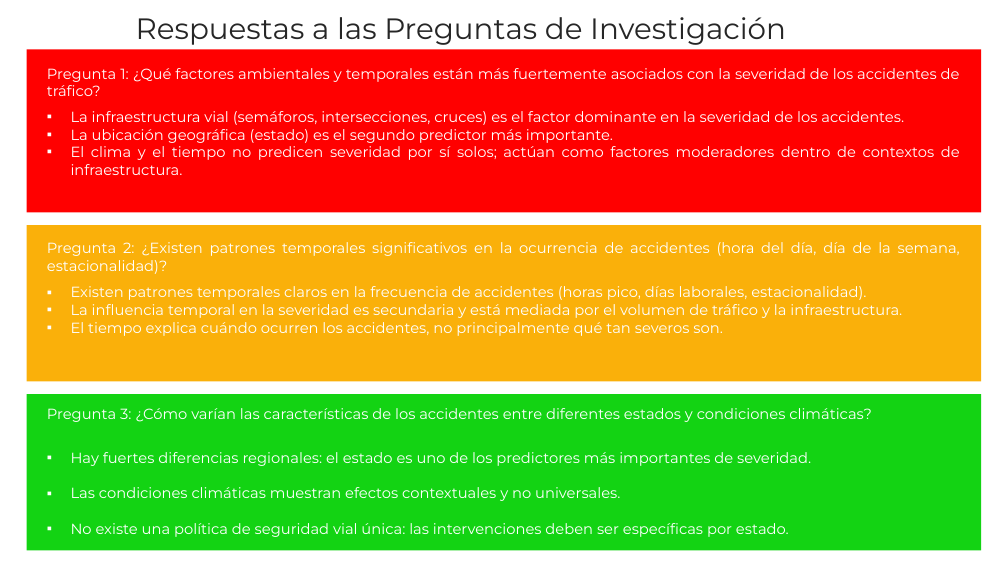
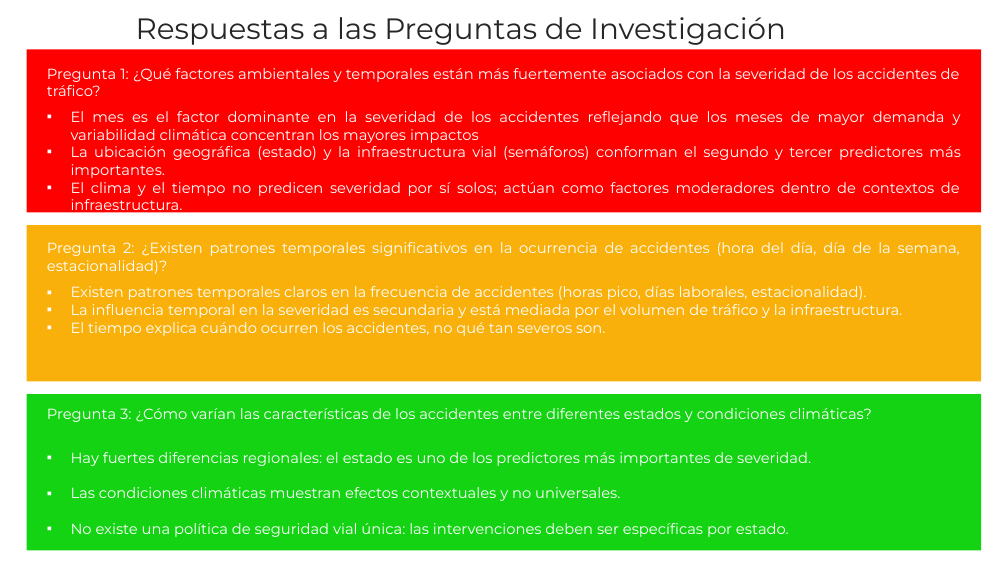
Before and after one commit to KAGmay05/Traffic_Accidents_Stats_Analysis, a slide deck: slide 12 of Presentación.pptx. Drawn at 1008x567 pixels with LibreOffice and Linux fonts; fonts in the diff are those of the drawing. Boxes give left, top, right and bottom in pixels: in the first picture for what was removed or moved away, otherwise in the second. Text is boxed around its words. In the diff, an @@ line names an element or a change of style, - is before the commit and + after.

```diff
--- a/Presentación.pptx
+++ b/Presentación.pptx
@@ text at (71,111,961,178): text changed @@
-▪ La infraestructura vial (semáforos, intersecciones, cruces) es el factor dominante en la severidad de los accidentes.
-▪ La ubicación geográfica (estado) es el segundo predictor más importante.
+▪ El mes es el factor dominante en la severidad de los accidentes reflejando que los meses de mayor demanda y variabilidad climática concentran los mayores impactos
+▪ La ubicación geográfica (estado) y la infraestructura vial (semáforos) conforman el segundo y tercer predictores más importantes.
@@ text at (71,322,606,336): text changed @@
-▪ El tiempo explica cuándo ocurren los accidentes, no principalmente qué tan severos son.
+▪ El tiempo explica cuándo ocurren los accidentes, no qué tan severos son.
```
Also in this commit, not shown: 3 other slides changed.
